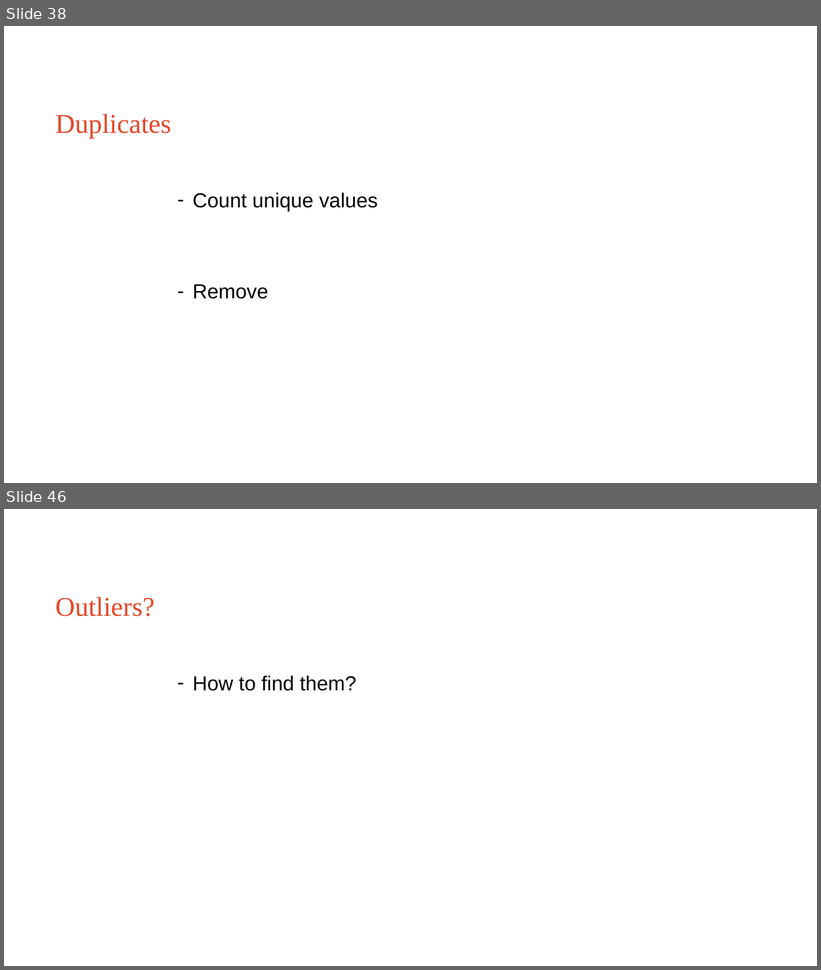
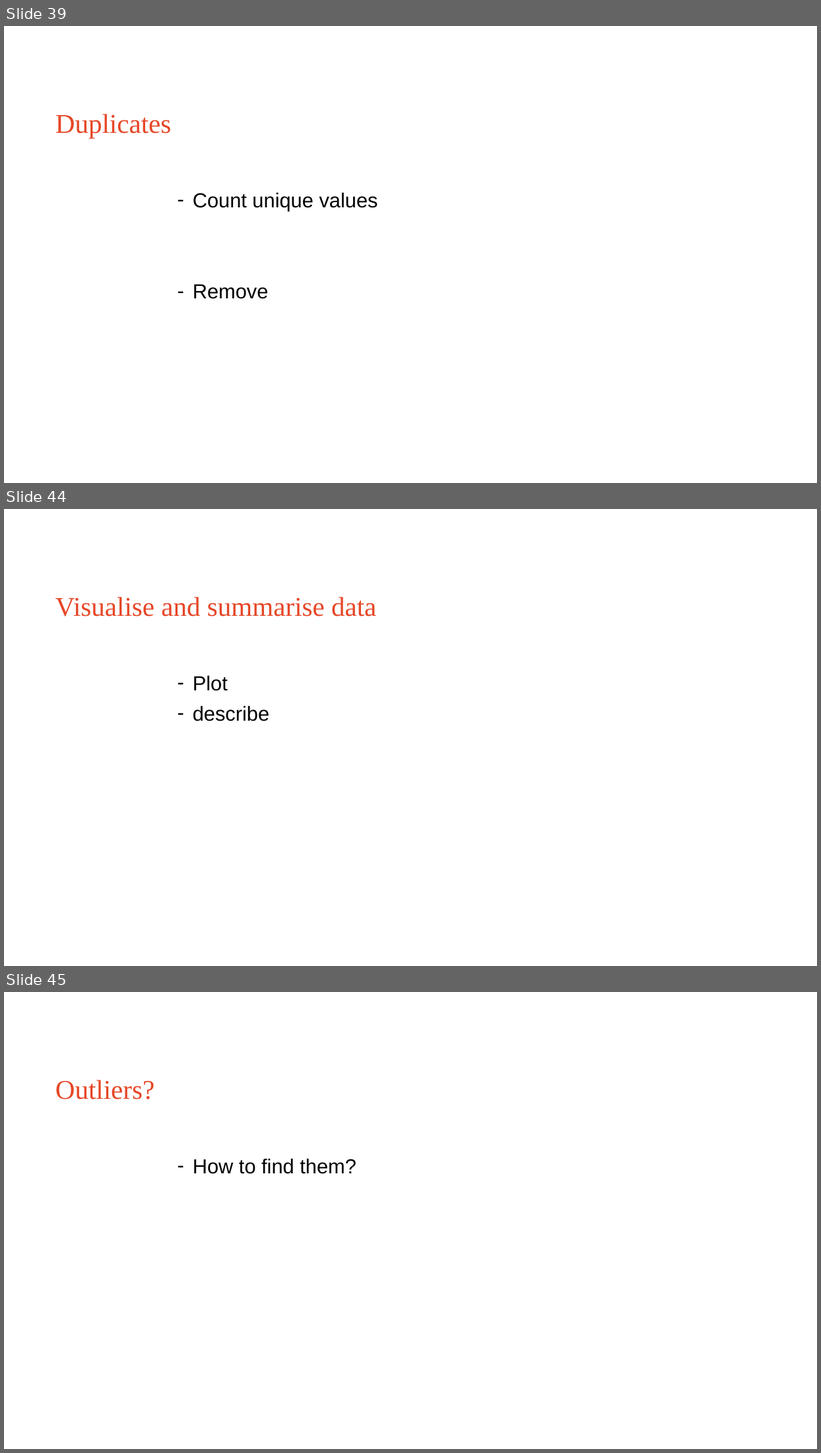
Before and after one commit to Sydney-Informatics-Hub/EDAinR, a slide deck: eda_r.pptx. Shown one above the other, each under a label of ours: slides 38 and 46 before the commit, slides 39, 44 and 45 after it; the slides between them are not shown. The pictures are 821x970 and 821x1453 pixels, drawn with LibreOffice and Linux fonts; fonts in the diff are those of the drawing. Boxes give left, top, right and bottom in pixels: in the first picture for what was removed or moved away, otherwise in the second. Text is boxed around its words. In the diff, an @@ line names an element or a change of style, - is before the commit and + after.

```diff
--- a/eda_r.pptx
+++ b/eda_r.pptx
@@ slide 44 added at (4,509,817,966), background #FFFFFF @@
@@ title added at (55,597,376,617), 32 pt, text #E64626 @@
+Visualise and summarise data
@@ text added at (193,675,269,722), 24 pt, text #000000 @@
+– Plot
+– describe
@@ what was slide 38 is now slide 39 @@
@@ what was slide 46 is now slide 45 @@
```
Also in this commit, not shown: 7 slides changed, 2 other slides added, 4 slides removed.
